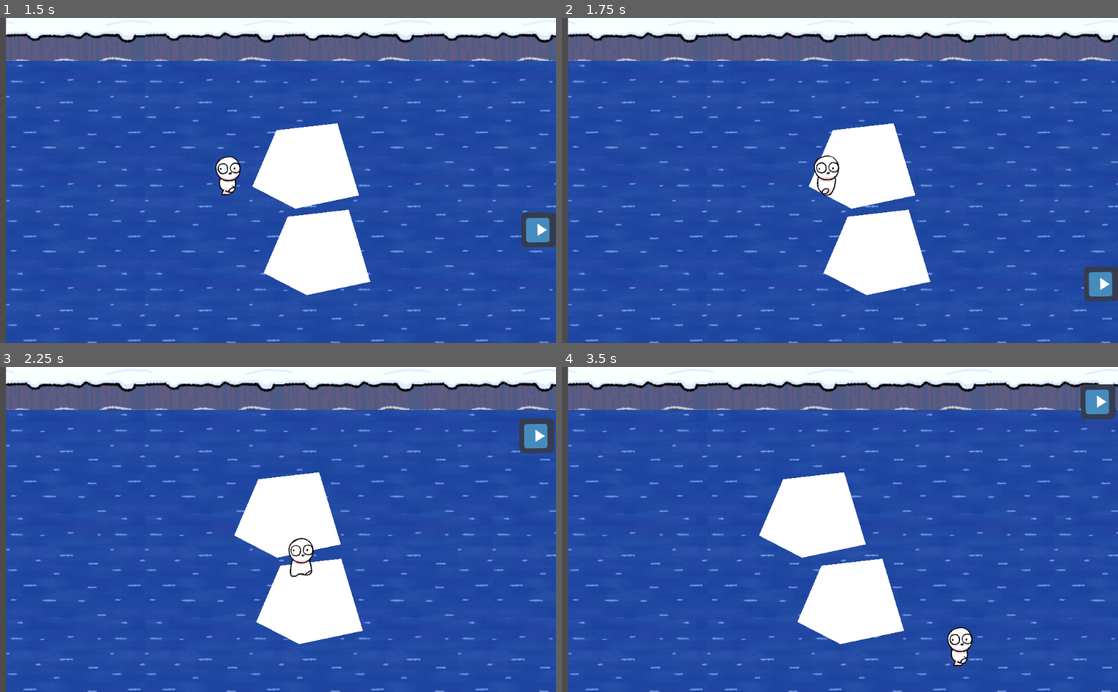
Above: before the commit, frames 1-4 (two rows, left to right).
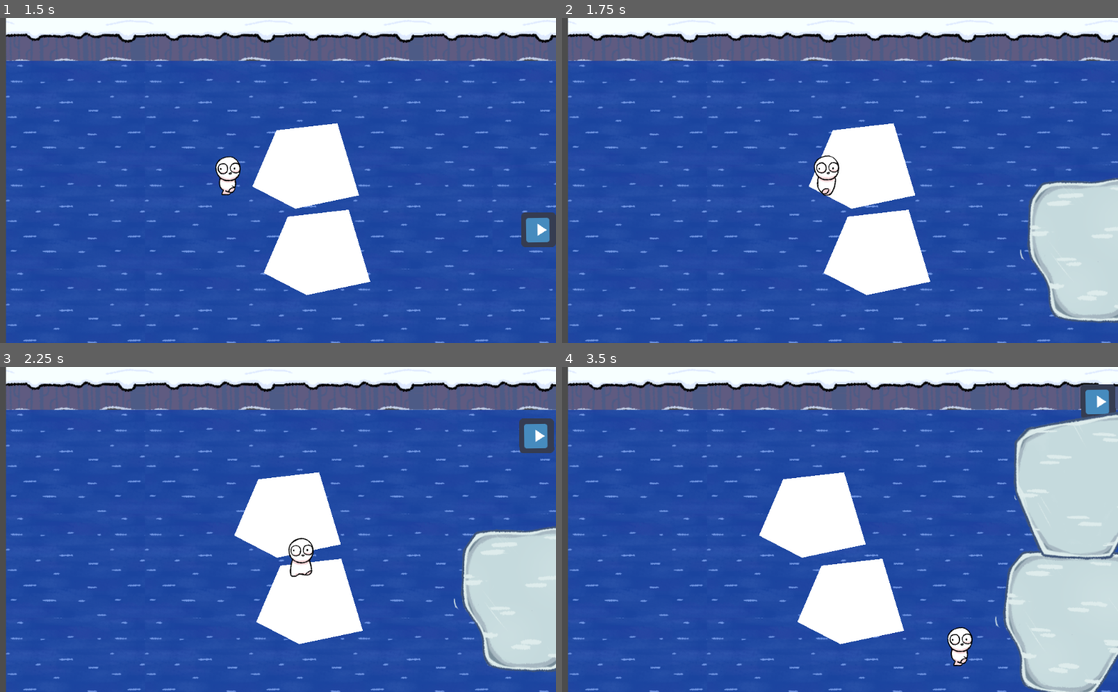
Above: after the commit, the same moments.

Repository: CrushLite/realGMTK2021
Game: Godot game, scene res://Scenes/LevelManager.tscn
Two runs of this game, one before a commit and one after it. Both use one fixed random seed, a clock stepped at 60 frames per second and the inputs below. The engine's default icon, where the game draws it, is replaced by a stand-in: a white triangle on a blue panel in a dark square.
Inputs (mouse positions are in pixels of both pictures, inside the frame that each line leads up to):
- Up to frame 1 (1.5 s): click "Play!" at 0.5 s; move the mouse to (400, 164) at 1.27 s; hold Right (move_right) from 1.28 s (still down); tap X (pull_rope) at 1.35 s; click (400, 164) at 1.42 s
- Up to frame 2 (1.75 s): keep holding Right (move_right)
- Up to frame 3 (2.25 s): move the mouse to (166, 545) at 2.02 s; release Right (move_right) at 2.03 s; hold Down (move_down) from 2.03 s (still down); tap Space (throw_rope) at 2.1 s
- Up to frame 4 (3.5 s): move the mouse to (895, 458) at 2.77 s; release Down (move_down) at 2.78 s; hold Right (move_right) from 2.78 s (still down); tap X (pull_rope) at 2.85 s

Frame 1 is identical in both runs. In frame 2, 6.3% of the frame differs, in the area x 82-100%, y 49-94%; in frame 3, 6.6%; in frame 4, 15%, in the area x 77-100%, y 13-100%.

Commit message:
added iceberg sprites and random icebergs in stage scene

Diff:
--- /dev/null
+++ b/src/Scenes/Icebergs/iceberg-1.tscn
@@ -0,0 +1,31 @@
+[gd_scene load_steps=6 format=2]
+
+[ext_resource path="res://Scenes/platform.tscn" type="PackedScene" id=1]
+[ext_resource path="res://Art/Icebergs/Iceberg-1_0000.png" type="Texture" id=2]
+[ext_resource path="res://Art/Icebergs/Iceberg-1_0001.png" type="Texture" id=3]
+[ext_resource path="res://Art/Icebergs/Iceberg-1_0002.png" type="Texture" id=4]
+
+[sub_resource type="SpriteFrames" id=1]
+animations = [ {
+"frames": [ ExtResource( 2 ), ExtResource( 3 ), ExtResource( 4 ) ],
+"loop": true,
+"name": "Idle",
+"speed": 5.0
+} ]
+
+[node name="iceberg-1" instance=ExtResource( 1 )]
+
+[node name="CollisionPolygon2D" parent="." index="0"]
+polygon = PoolVector2Array( -69.9619, -62.8274, -34.0431, -71.2459, 33.8657, -70.1234, 72.0294, -61.705, 78.125, -42.6453, 78.8329, 42.5393, 74.8355, 69.0616, 47.4491, 73.4512, -43.3988, 73.6872, -73.3292, 65.6943, -77.8191, 51.1023, -75.5742, -38.1333 )
+
+[node name="icon" parent="." index="1"]
+visible = false
+
+[node name="Polygon2D" parent="." index="2"]
+visible = false
+
+[node name="AnimatedSprite" type="AnimatedSprite" parent="." index="3"]
+frames = SubResource( 1 )
+animation = "Idle"
+frame = 1
+playing = true
--- /dev/null
+++ b/src/Scenes/Icebergs/iceberg-2.tscn
@@ -0,0 +1,31 @@
+[gd_scene load_steps=6 format=2]
+
+[ext_resource path="res://Art/Icebergs/Iceberg-2_0000.png" type="Texture" id=1]
+[ext_resource path="res://Art/Icebergs/Iceberg-2_0001.png" type="Texture" id=2]
+[ext_resource path="res://Art/Icebergs/Iceberg-2_0002.png" type="Texture" id=3]
+[ext_resource path="res://Scenes/platform.tscn" type="PackedScene" id=4]
+
+[sub_resource type="SpriteFrames" id=1]
+animations = [ {
+"frames": [ ExtResource( 1 ), ExtResource( 2 ), ExtResource( 3 ) ],
+"loop": true,
+"name": "Idle",
+"speed": 5.0
+} ]
+
+[node name="iceberg-2" instance=ExtResource( 4 )]
+
+[node name="CollisionPolygon2D" parent="." index="0"]
+polygon = PoolVector2Array( 132.335, -88.8224, 118.319, -116.854, 95.7987, -127.018, 70.5985, -129.535, -10.493, -119.524, -98.2587, -121.526, -124.622, -88.8224, -129.294, 13.6266, -93.9204, 62.6819, -90.2497, 105.397, -80.9058, 122.416, -69.5596, 128.089, -17.2929, 134.044, 39.5635, 132.427, 104.303, 17.2973, 125.661, -8.06456, 133.002, -38.0985 )
+
+[node name="icon" parent="." index="1"]
+visible = false
+
+[node name="Polygon2D" parent="." index="2"]
+visible = false
+
+[node name="AnimatedSprite" type="AnimatedSprite" parent="." index="3"]
+frames = SubResource( 1 )
+animation = "Idle"
+frame = 1
+playing = true
--- /dev/null
+++ b/src/Scenes/Icebergs/iceberg-2b.tscn
@@ -0,0 +1,31 @@
+[gd_scene load_steps=6 format=2]
+
+[ext_resource path="res://Art/Icebergs/Iceberg-2b_0001.png" type="Texture" id=1]
+[ext_resource path="res://Art/Icebergs/Iceberg-2b_0000.png" type="Texture" id=2]
+[ext_resource path="res://Art/Icebergs/Iceberg-2b_0002.png" type="Texture" id=3]
+[ext_resource path="res://Scenes/platform.tscn" type="PackedScene" id=4]
+
+[sub_resource type="SpriteFrames" id=1]
+animations = [ {
+"frames": [ ExtResource( 2 ), ExtResource( 1 ), ExtResource( 3 ) ],
+"loop": true,
+"name": "Idle",
+"speed": 5.0
+} ]
+
+[node name="iceberg-2b" instance=ExtResource( 4 )]
+
+[node name="CollisionPolygon2D" parent="." index="0"]
+polygon = PoolVector2Array( 128.95, -84.496, 83.5656, -134.552, -99.3072, -109.191, -124.183, -87.1031, -130.93, 0.203918, -83.3079, 119.656, 39.7157, 124.815, 92.4968, 33.1425, 99.2432, 16.8716, 130.198, -4.95512 )
+
+[node name="icon" parent="." index="1"]
+visible = false
+
+[node name="Polygon2D" parent="." index="2"]
+visible = false
+
+[node name="AnimatedSprite" type="AnimatedSprite" parent="." index="3"]
+frames = SubResource( 1 )
+animation = "Idle"
+frame = 1
+playing = true
--- /dev/null
+++ b/src/Scenes/Icebergs/iceberg-3.tscn
@@ -0,0 +1,32 @@
+[gd_scene load_steps=6 format=2]
+
+[ext_resource path="res://Art/Icebergs/Iceberg-3_0002.png" type="Texture" id=1]
+[ext_resource path="res://Art/Icebergs/Iceberg-3_0001.png" type="Texture" id=2]
+[ext_resource path="res://Art/Icebergs/Iceberg-3_0000.png" type="Texture" id=3]
+[ext_resource path="res://Scenes/platform.tscn" type="PackedScene" id=4]
+
+[sub_resource type="SpriteFrames" id=1]
+animations = [ {
+"frames": [ ExtResource( 3 ), ExtResource( 2 ), ExtResource( 1 ) ],
+"loop": true,
+"name": "Idle",
+"speed": 5.0
+} ]
+
+[node name="iceberg-3" instance=ExtResource( 4 )]
+
+[node name="CollisionPolygon2D" parent="." index="0"]
+polygon = PoolVector2Array( 113.687, -69.0199, 19.5079, -105.243, -23.6444, -75.6345, -75.3012, -86.9738, -90.7352, -68.39, -103.334, -43.1915, -102.389, -14.2133, -122.548, 8.46523, -132.628, 25.7892, -121.603, 49.7276, -102.704, 64.8467, -74.6712, 79.9658, -48.8428, 79.0208, -45.693, 56.6572, -37.5035, 44.373, -23.6444, 43.743, 13.5233, 25.1592, 27.6974, 39.9633, 27.3824, 65.4767, 22.9727, 91.305, 28.0124, 99.4945, 73.9995, 110.834, 117.152, 111.779, 124.396, 96.9747, 132.271, 65.4767, 121.247, -13.8984, 122.191, -46.6563 )
+
+[node name="icon" parent="." index="1"]
+visible = false
+
+[node name="Polygon2D" parent="." index="2"]
+visible = false
+
+[node name="AnimatedSprite" type="AnimatedSprite" parent="." index="3"]
+position = Vector2( -2.20486, 1.88989 )
+frames = SubResource( 1 )
+animation = "Idle"
+frame = 1
+playing = true
--- /dev/null
+++ b/src/Scenes/Icebergs/iceberg-4.tscn
@@ -0,0 +1,30 @@
+[gd_scene load_steps=6 format=2]
+
+[ext_resource path="res://Art/Icebergs/Iceberg-4_0000.png" type="Texture" id=1]
+[ext_resource path="res://Art/Icebergs/Iceberg-4_0002.png" type="Texture" id=2]
+[ext_resource path="res://Art/Icebergs/Iceberg-4_0001.png" type="Texture" id=3]
+[ext_resource path="res://Scenes/platform.tscn" type="PackedScene" id=4]
+
+[sub_resource type="SpriteFrames" id=1]
+animations = [ {
+"frames": [ ExtResource( 1 ), ExtResource( 3 ), ExtResource( 2 ) ],
+"loop": true,
+"name": "Idle",
+"speed": 5.0
+} ]
+
+[node name="iceberg-4" instance=ExtResource( 4 )]
+
+[node name="CollisionPolygon2D" parent="." index="0"]
+polygon = PoolVector2Array( -8.20448, -64.8619, 18.2838, -32.4874, 34.6812, -3.89693, 37.6244, 43.1933, 35.1017, 52.4431, 25.8518, 53.7045, -10.7272, 42.3524, -45.2039, 23.0117, -41.8403, 4.93248, -28.8065, -26.6011 )
+
+[node name="icon" parent="." index="1"]
+visible = false
+
+[node name="Polygon2D" parent="." index="2"]
+visible = false
+
+[node name="AnimatedSprite" type="AnimatedSprite" parent="." index="3"]
+frames = SubResource( 1 )
+animation = "Idle"
+playing = true
--- a/src/Scenes/Stage.tscn
+++ b/src/Scenes/Stage.tscn
@@ -46,6 +46,9 @@
 1/shapes = [  ]
 1/z_index = 0
 
+[sub_resource type="RectangleShape2D" id=4]
+extents = Vector2( 10000, 10 )
+
 [node name="Stage" type="Node2D"]
 
 [node name="Platforms" type="Node2D" parent="."]
@@ -69,7 +72,7 @@
 texture = ExtResource( 7 )
 
 [node name="SpawnTimer" type="Timer" parent="PlatformSpawner"]
-wait_time = 3.0
+wait_time = 1.011
 autostart = true
 
 [node name="SpawnedPlatforms" type="Node2D" parent="PlatformSpawner"]
@@ -91,5 +94,20 @@
 format = 1
 tile_data = PoolIntArray( 0, 0, 0, 4, 0, 0, 8, 0, 0, 12, 0, 0, 196608, 1, 0, 196611, 1, 0, 196612, 1, 0, 196615, 1, 0,  …(210 unchanged characters)…
 
+[node name="BankTop" type="StaticBody2D" parent="."]
+position = Vector2( 0, 36 )
+scale = Vector2( 1, 1.00746 )
+
+[node name="CollisionShape2D" type="CollisionShape2D" parent="BankTop"]
+position = Vector2( 5000, 0 )
+shape = SubResource( 4 )
+
+[node name="BankBottom" type="StaticBody2D" parent="."]
+position = Vector2( 0, 640 )
+
+[node name="CollisionShape2D" type="CollisionShape2D" parent="BankBottom"]
+position = Vector2( 5000, 0 )
+shape = SubResource( 4 )
+
 [connection signal="timeout" from="PlatformSpawner/SpawnTimer" to="PlatformSpawner" method="_on_SpawnTimer_timeout"]
 [connection signal="body_entered" from="PlatformKiller" to="PlatformKiller" method="_on_PlatformKiller_body_entered"]
--- a/src/Scripts/PlatformSpawner.gd
+++ b/src/Scripts/PlatformSpawner.gd
@@ -2,13 +2,23 @@
 
 export var speed = 400
 onready var platform_tscn = preload("res://Scenes/platform.tscn")
+
+onready var platform_tscns = [
+	preload("res://Scenes/Icebergs/iceberg-1.tscn"),
+	preload("res://Scenes/Icebergs/iceberg-2.tscn"),
+	preload("res://Scenes/Icebergs/iceberg-2b.tscn"),
+	preload("res://Scenes/Icebergs/iceberg-3.tscn"),
+	preload("res://Scenes/Icebergs/iceberg-4.tscn")
+]
 
 func _physics_process(delta):
 	$PathFollow2D.offset += speed * delta
 
 
 func _on_SpawnTimer_timeout():
-	var platform = platform_tscn.instance()
+	var platform_scene = platform_tscns[randi() % platform_tscns.size()]
+	var platform = platform_scene.instance()
+#	var platform = platform_tscn.instance()
 	platform.position = $PathFollow2D.position
 	$SpawnedPlatforms.add_child(platform)
 	print("spawning")
Binary file added: src/Art/Icebergs/Iceberg-1_0000.png
Not shown, added: src/Art/Icebergs/Iceberg-1_0000.png.import
Binary file added: src/Art/Icebergs/Iceberg-1_0001.png
Not shown, added: src/Art/Icebergs/Iceberg-1_0001.png.import
Binary file added: src/Art/Icebergs/Iceberg-1_0002.png
Not shown, added: src/Art/Icebergs/Iceberg-1_0002.png.import
Binary file added: src/Art/Icebergs/Iceberg-2_0000.png
Not shown, added: src/Art/Icebergs/Iceberg-2_0000.png.import
Binary file added: src/Art/Icebergs/Iceberg-2_0001.png
Not shown, added: src/Art/Icebergs/Iceberg-2_0001.png.import
Binary file added: src/Art/Icebergs/Iceberg-2_0002.png
Not shown, added: src/Art/Icebergs/Iceberg-2_0002.png.import
(and 19 more such lines)
